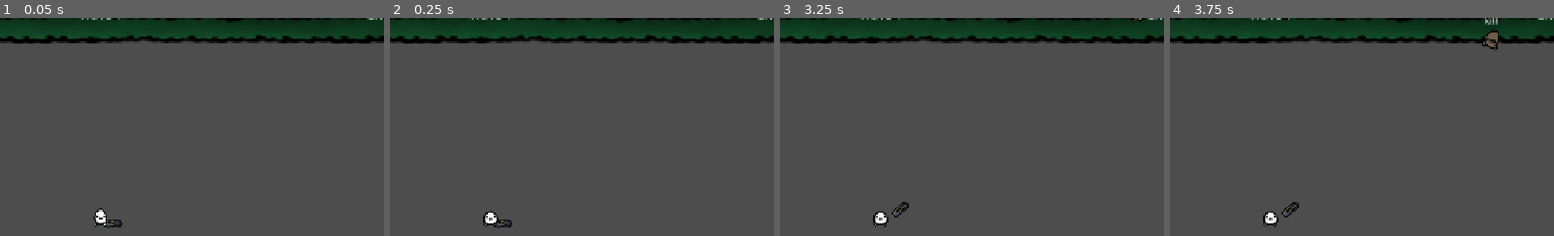
Above: before the commit, frames 1-4 (left to right).
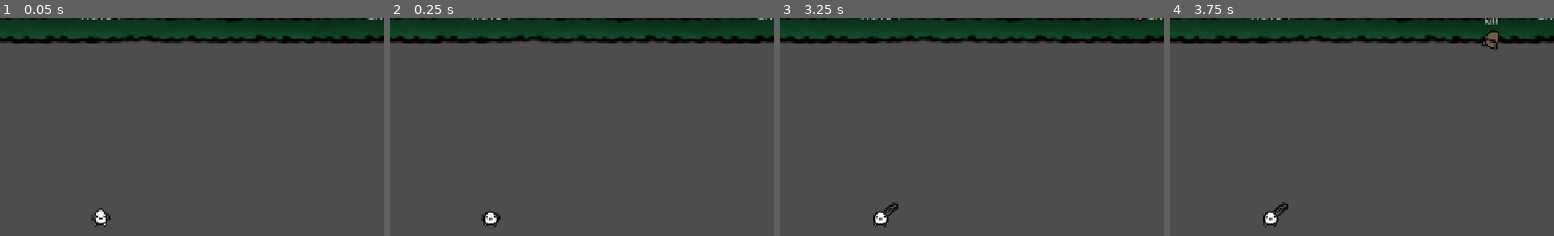
Above: after the commit, the same moments.

Repository: nickybmon/Potato-Survivors
Game: Godot game, scene res://arena.tscn
Two runs of this game, one before a commit and one after it. Both use one fixed random seed, a clock stepped at 60 frames per second and the inputs below.
Inputs:
- Up to frame 1 (0.05 s): no input
- Up to frame 2 (0.25 s): no input
- Up to frame 3 (3.25 s): tap Enter at 0.5, 2 s; tap Space at 1.25, 2.75 s
- Up to frame 4 (3.75 s): no input
The pictures show only the part of the screen within x 37-87%, y 4-54%; the shares and areas given below are measured in that part.

The runs differ from the first frame. In frame 1, 0.2% of the frame differs, in the area x 23-32%, y 89-97%; in frame 2, 0.1%; in frame 3, 0.2%, in the area x 27-34%, y 84-92%; in frame 4, 0.2%.

Commit message:
Fix gun gap: use centered sprite and correct orbit radius
- Remove centered=false from Gun sprite so rotation pivots on the
  sprite center rather than the top-left corner, which was causing the
  gun to float away from the player on rotation
- Remove flip_v logic which mispositioning the gun when pointing left
  (flip around top edge instead of center with centered=false)
- Increase GUN_ORBIT_RADIUS from 14 to 20 to match the player's visual
  edge (half of the 40px sprite), anchoring the gun handle at the body

Co-Authored-By: Claude Sonnet 4.6 (1M context) <noreply@anthropic.com>

Diff:
--- a/arena.tscn
+++ b/arena.tscn
@@ -114,7 +114,6 @@
 
 [node name="Gun" type="Sprite2D" parent="Player" unique_id=1712245640]
 texture = ExtResource("8")
-centered = false
 
 [node name="Visual" type="AnimatedSprite2D" parent="Player" unique_id=1824321282]
 sprite_frames = SubResource("SpriteFrames_player")
--- a/player.gd
+++ b/player.gd
@@ -5,7 +5,7 @@
 const ARENA_MIN := Vector2(80.0, 60.0)
 const ARENA_MAX := Vector2(1200.0, 660.0)
 const CENTER := Vector2(640.0, 360.0)
-const GUN_ORBIT_RADIUS := 14.0
+const GUN_ORBIT_RADIUS := 20.0
 
 @onready var _visual: AnimatedSprite2D = $Visual
 @onready var _gun: Sprite2D = $Gun
@@ -69,4 +69,3 @@
 		var angle: float = (target_pos - global_position).angle()
 		_gun.position = Vector2(cos(angle), sin(angle)) * GUN_ORBIT_RADIUS
 		_gun.rotation = angle
-		_gun.flip_v = absf(angle) > PI * 0.5
